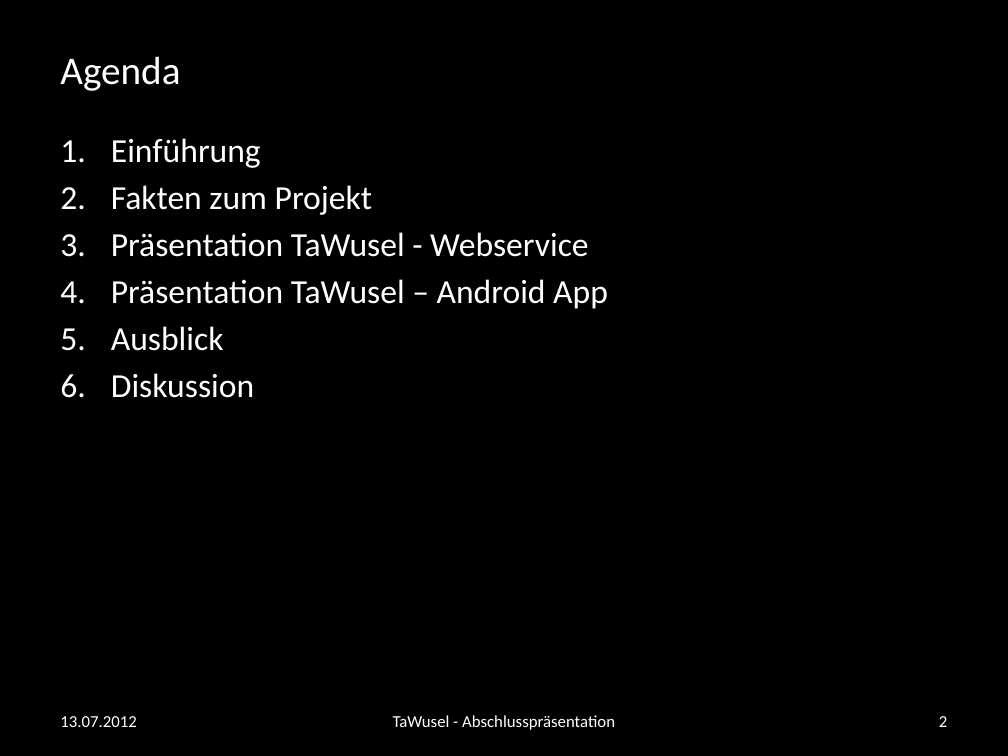
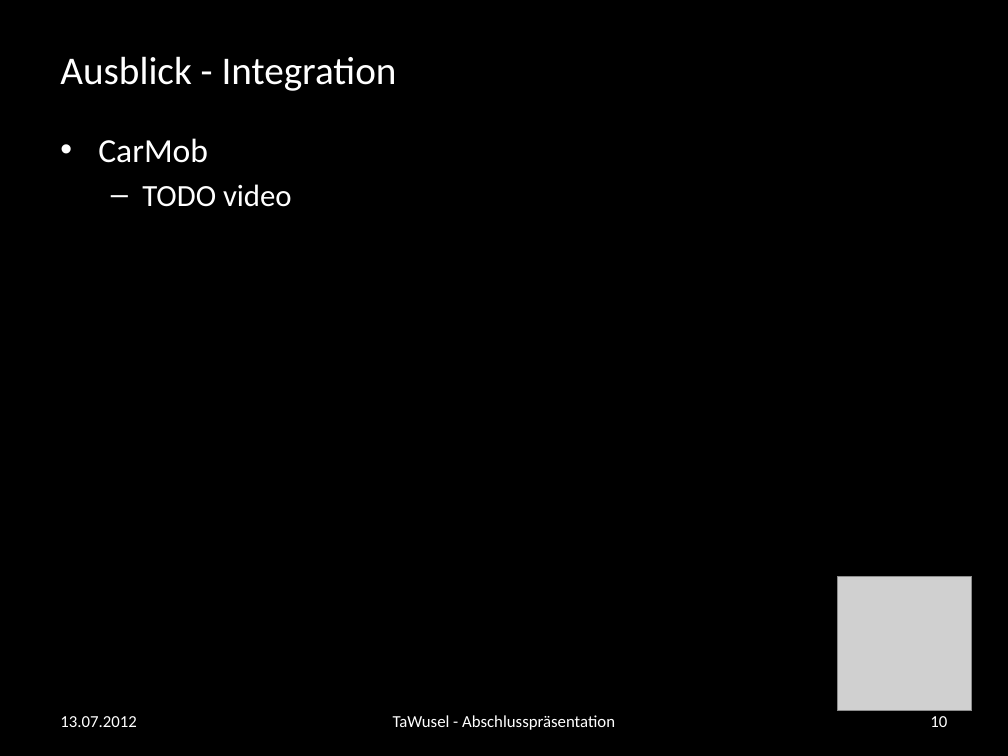
Before and after one commit to andreasnuesslein/swp_kp2_2012_gruppe1, a slide deck: slide 10 of Abschluss-Praesentation/vorlage.pptx (slide 2 before the commit). Drawn at 1008x756 pixels with LibreOffice and Linux fonts; fonts in the diff are those of the drawing; grey boxes stand for pictures; background and template pictures are left out. Boxes give left, top, right and bottom in pixels: in the first picture for what was removed or moved away, otherwise in the second. Text is boxed around its words. In the diff, an @@ line names an element or a change of style, - is before the commit and + after.

```diff
--- a/Abschluss-Praesentation/vorlage.pptx
+++ b/Abschluss-Praesentation/vorlage.pptx
@@ title at bbox=[60, 56, 397, 91]: text changed @@
-Agenda
+Ausblick - Integration
@@ text at bbox=[98, 138, 292, 207]: text changed; size 24 to 22 pt @@
-1. Einführung
-2. Fakten zum Projekt
-3. Präsentation TaWusel - Webservice
-4. Präsentation TaWusel – Android App
-5. Ausblick
-6. Diskussion
+• CarMob
+  – TODO video
@@ picture added at bbox=[838, 577, 972, 711] @@
@@ page number at bbox=[930, 716, 947, 727]: text changed @@
-2
+10
```
Also in this commit, not shown: 6 other slides changed, 3 slides added, 6 slides removed, 1 other file.
